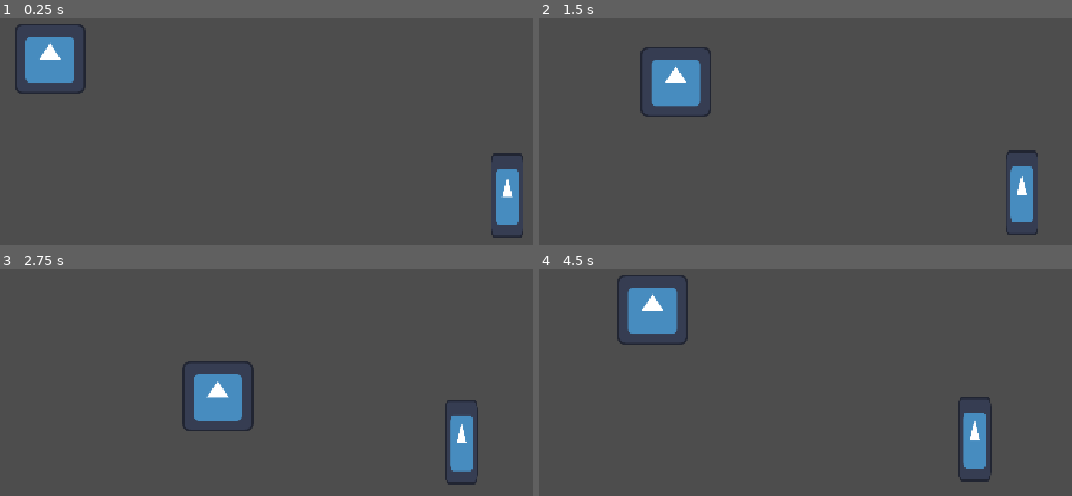
Above: before the commit, frames 1-4 (two rows, left to right).
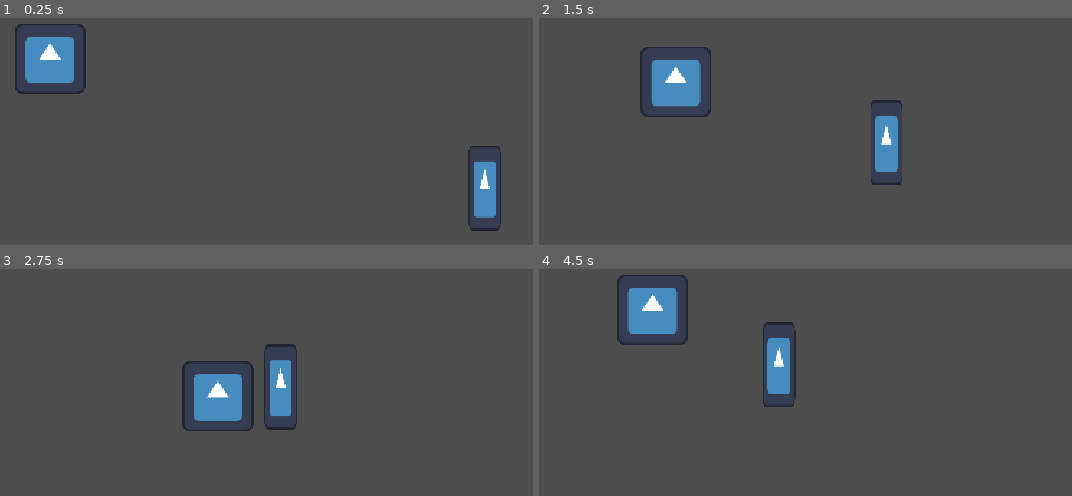
Above: after the commit, the same moments.

Repository: KxtR-27/CS414_SaveTheIdiot
Game: Godot game, scene res://main.tscn
Two runs of this game, one before a commit and one after it. Both use one fixed random seed, a clock stepped at 60 frames per second and the inputs below. The engine's default icon, where the game draws it, is replaced by a stand-in: a white triangle on a blue panel in a dark square.
Inputs:
- Up to frame 1 (0.25 s): no input
- Up to frame 2 (1.5 s): hold D (move_right) 0.53-1.28 s; tap Q (ability_1) at 0.6 s; hold S (move_down) from 1.28 s (still down); tap E (ability_2) at 1.35 s
- Up to frame 3 (2.75 s): release S (move_down) at 2.03 s; hold D (move_right) from 2.03 s (still down); tap Q (ability_1) at 2.1 s
- Up to frame 4 (4.5 s): release D (move_right) at 2.78 s; hold W (move_up) 2.78-3.53 s; tap E (ability_2) at 2.85, 4.35 s; hold A (move_left) from 3.53 s (still down); tap Q (ability_1) at 3.6 s

The runs differ from the first frame. In frame 1, 2.5% of the frame differs, in the area x 87-99%, y 56-97%; in frame 2, 2.6%; in frame 3, 2.6%; in frame 4, 2.8%, in the area x 42-85%, y 23-94%.

Commit message:
Refactor BaseEnemy for style and pitfalls
- Replace movement by adding to position (BAD) with movement by physical velocity (GOOD)
  → you should never add to a node's x and y values if it's physics-enabled. this will break all collisions.
  → instead, always use `velocity = ...` and `move_and_slide()` or `move_and_collide(velocity)`

- Comment out and disable all code relating to enemy locating/targeting with Area2D collisions because...
  → the feature does not work
  → the feature is not part of our short-term development goals
  → the feature was not discussed and is not needed
  → the feature makes the code less readable

- Revert BaseEnemy behavior to following a set target only. Without a target, it doesn't move.
  → this feature works correctly
  → this feature is in our short-term goals

Diff:
--- a/godot/components/base_enemy/base_enemy.gd
+++ b/godot/components/base_enemy/base_enemy.gd
@@ -1,36 +1,60 @@
 class_name BaseEnemy
 extends CharacterBody2D
 
-@onready var curr_state : State = State.LOCATING
-@onready var detection_area : Area2D = $Area
-@export var center : Vector2
-@export var target : CharacterBody2D
-@export var speed : float = 0.1
-enum State {
-	LOCATING,
-	TARGETING
-}
+# why do we need this feature? also it doesn't work.
+#enum State {
+	#LOCATING,
+	#TARGETING
+#}
 
-func _ready() -> void:
-	if (get_tree().root.get_camera_2d()):
-		center = get_tree().root.get_camera_2d().get_screen_center_position()
+
+# why do we need this feature? why export center if it's changed onready? also it doesn't work.
+#@export var center: Vector2
+@export var target: CharacterBody2D
+@export var speed: float = 10000.0
+@export var stop_at_distance: float = 200
+
+# why do we need this feature? also it doesn't work
+#@onready var state: State = State.LOCATING
+#@onready var detection_area: Area2D = $Area
+
+
+# are you trying to have the enemy move toward the camera while the camera tracks the player?????
+# I am very confused. This code does produce that output.
+# What was wrong with the way the code was before? Why do we need this feature?
+#func _ready() -> void:
+	#if (get_tree().root.get_camera_2d()):
+		#center = get_tree().root.get_camera_2d().get_screen_center_position()
+	#else:
+		#center = get_tree().root.get_visible_rect().size / 2
+
+
+# why do we need this feature? also, it doesn't work.
+#func _physics_process(delta: float) -> void:
+	#if (state == State.TARGETING):
+		#move_towards_point(target.position, delta)
+	#else:
+		#move_towards_point(center, delta)
+	#pass
+
+
+func _physics_process(delta: float) -> void:
+	if not target: return
+
+	var direction: Vector2 = global_position.direction_to(target.global_position)
+	var distance: float = global_position.distance_to(target.global_position)
+
+	if distance > stop_at_distance:
+		self.velocity = speed * direction * delta
+		move_and_slide()
 	else:
-		center = get_tree().root.get_visible_rect().size / 2
+		self.velocity = Vector2.ZERO
 
-func _process(delta: float) -> void:
-	if (curr_state == State.TARGETING):
-		move_towards_point(target.position, delta)
-	else:
-		move_towards_point(center, delta)
+
+# why do we need this feature? also, it doesn't work.
+func _on_area_2d_body_entered(_body: Node2D) -> void:
+	#if (body.is_in_group("targets") && !target):
+		#print('wow')
+		#target = body
+		#state = State.TARGETING
 	pass
-
-func move_towards_point(point : Variant, delta: float) -> void:
-	var dir_to_target : Vector2 = point - self.position
-	self.position += dir_to_target * delta * speed
-
-func _on_area_2d_body_entered(body: Node2D) -> void:
-	if (body.is_in_group("targets") && !target):
-		print('wow')
-		target = body
-		curr_state = State.TARGETING
-	pass # Replace with function body.
--- a/godot/components/base_enemy/base_enemy.tscn
+++ b/godot/components/base_enemy/base_enemy.tscn
@@ -24,6 +24,9 @@
 shape = SubResource("RectangleShape2D_8vink")
 
 [node name="Area" type="Area2D" parent="." unique_id=1541520317]
+visible = false
+monitoring = false
+monitorable = false
 metadata/_edit_lock_ = true
 
 [node name="Shape" type="CollisionShape2D" parent="Area" unique_id=2054265119]
--- a/godot/components/base_player/base_player.tscn
+++ b/godot/components/base_player/base_player.tscn
@@ -8,6 +8,7 @@
 
 [node name="BasePlayer" type="CharacterBody2D" unique_id=72684832]
 script = ExtResource("1_qp1xa")
+metadata/_edit_group_ = true
 
 [node name="Sprite" type="Sprite2D" parent="." unique_id=557455774]
 scale = Vector2(0.8, 0.8)
--- a/godot/main.tscn
+++ b/godot/main.tscn
@@ -8,5 +8,6 @@
 [node name="BasePlayer" parent="." unique_id=72684832 instance=ExtResource("1_0xm2m")]
 position = Vector2(216, 158)
 
-[node name="BaseEnemy" parent="." unique_id=1599695685 instance=ExtResource("3_h2yge")]
+[node name="BaseEnemy" parent="." unique_id=1599695685 node_paths=PackedStringArray("target") instance=ExtResource("3_h2yge")]
 position = Vector2(881, 356)
+target = NodePath("../BasePlayer")
